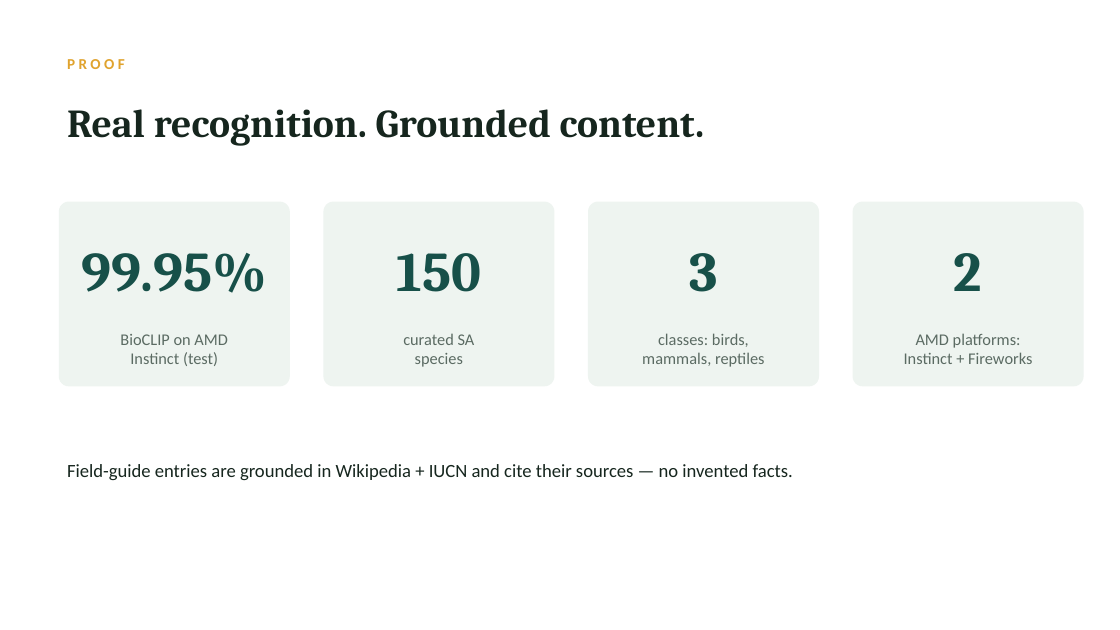
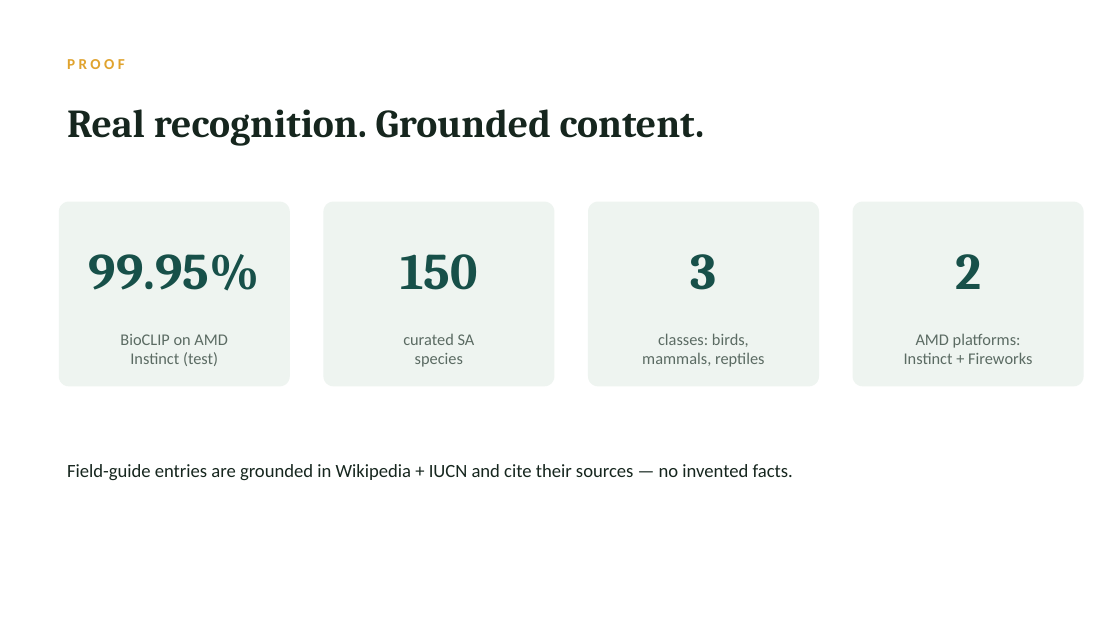
Before and after one commit to tannermundell/critto, a slide deck: slide 6 of slides/Critto-Pitch.pptx. Drawn at 1120x630 pixels with LibreOffice and Linux fonts; fonts in the diff are those of the drawing. Boxes give left, top, right and bottom in pixels: in the first picture for what was removed or moved away, otherwise in the second. Text is boxed around its words. In the diff, an @@ line names an element or a change of style, - is before the commit and + after.

```diff
--- a/slides/Critto-Pitch.pptx
+++ b/slides/Critto-Pitch.pptx
@@ size 48 to 44 pt in 4 elements at (x1=89, y1=254, x2=260, y2=291), (x1=400, y1=254, x2=478, y2=290), (x1=690, y1=254, x2=716, y2=290), (x1=955, y1=254, x2=981, y2=289) @@
```
Also in this commit, not shown: 3 other slides changed, 3 other files.
